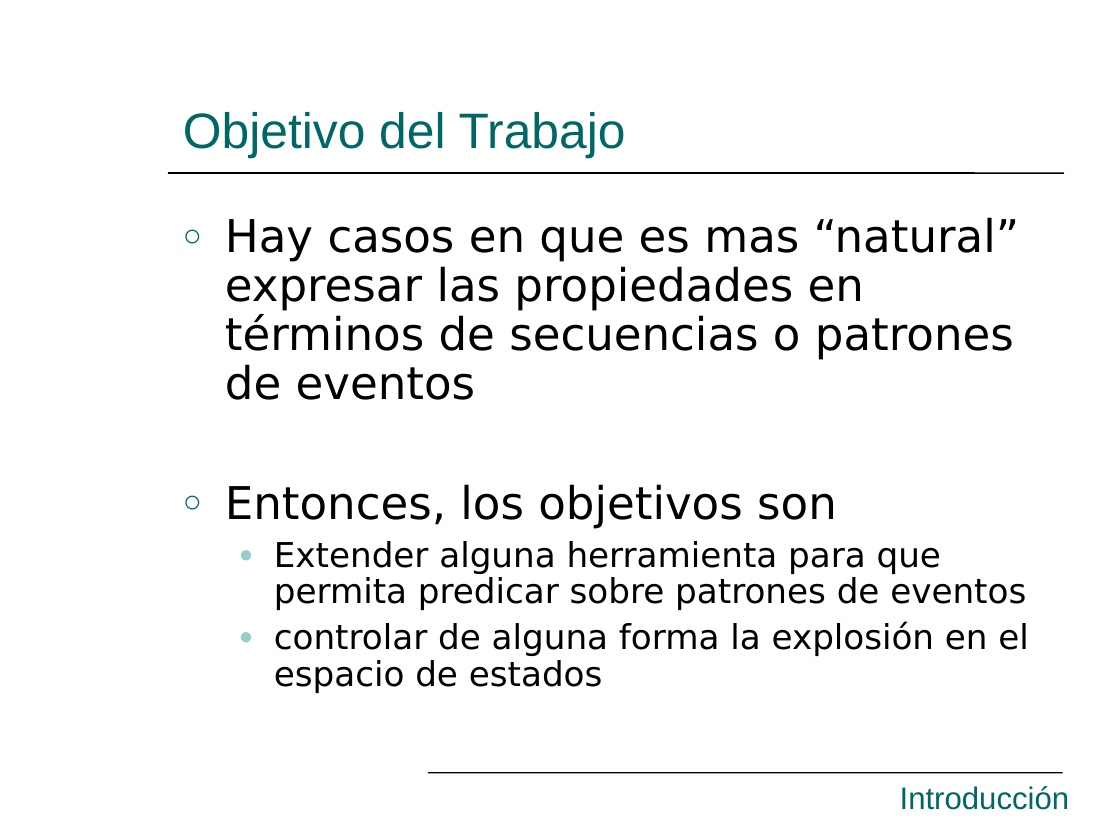
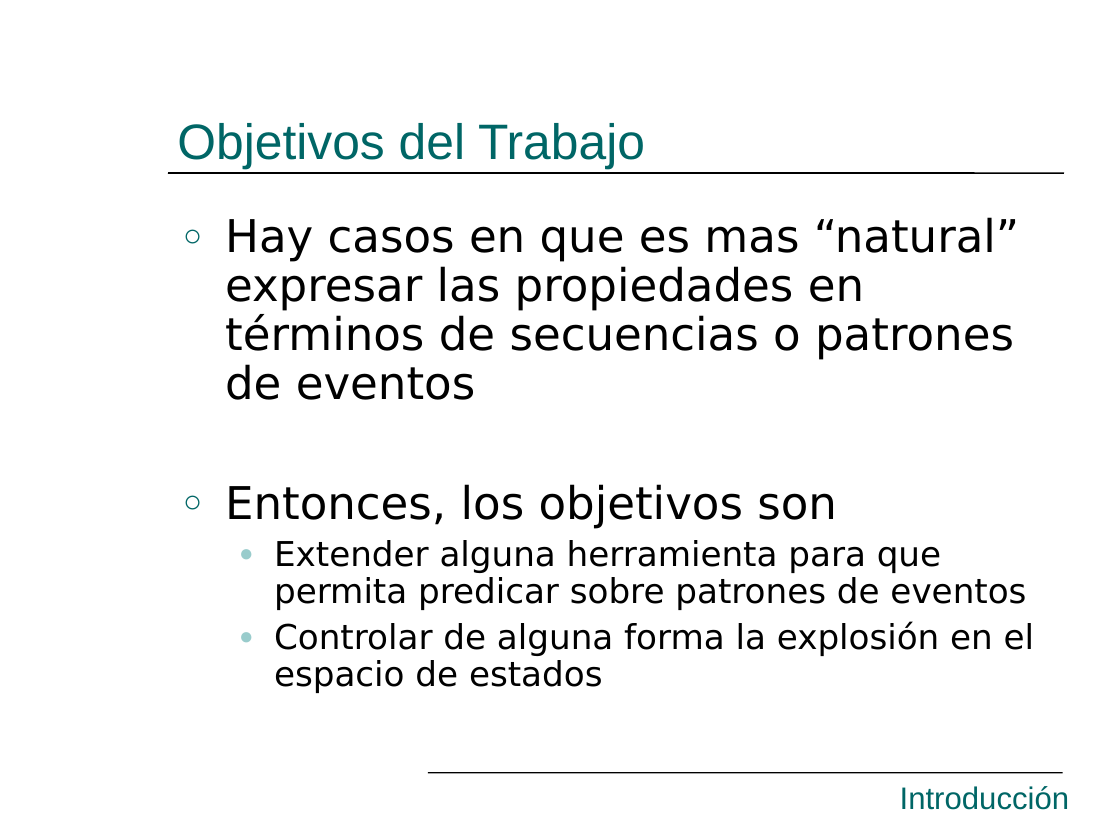
Before and after one commit to hugomelendez/tesis-jpf-2006, a slide deck: slide 8 of tesis-doc/Presentación.ppt. Drawn at 1120x840 pixels with LibreOffice and Linux fonts; fonts in the diff are those of the drawing. Boxes give left, top, right and bottom in pixels: in the first picture for what was removed or moved away, otherwise in the second. Text is boxed around its words. In the diff, an @@ line names an element or a change of style, - is before the commit and + after.

```diff
--- a/tesis-doc/Presentación.ppt
+++ b/tesis-doc/Presentación.ppt
@@ title at box(177, 123, 645, 169): text changed @@
-Objetivo del Trabajo
+Objetivos del Trabajo
@@ text at box(274, 622, 1035, 693): text changed @@
-  ● controlar de alguna forma la explosión en el espacio de estados
+  ● Controlar de alguna forma la explosión en el espacio de estados
```
Also in this commit, not shown: 39 other slides changed, 1 slide removed.
